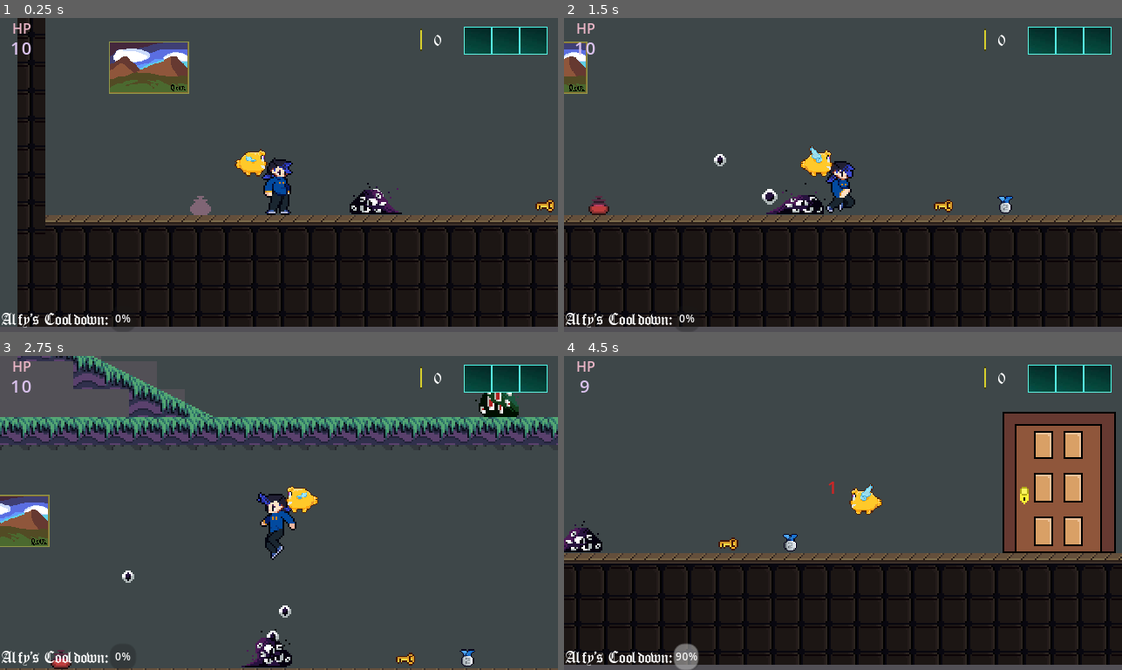
Above: before the commit, frames 1-4 (two rows, left to right).
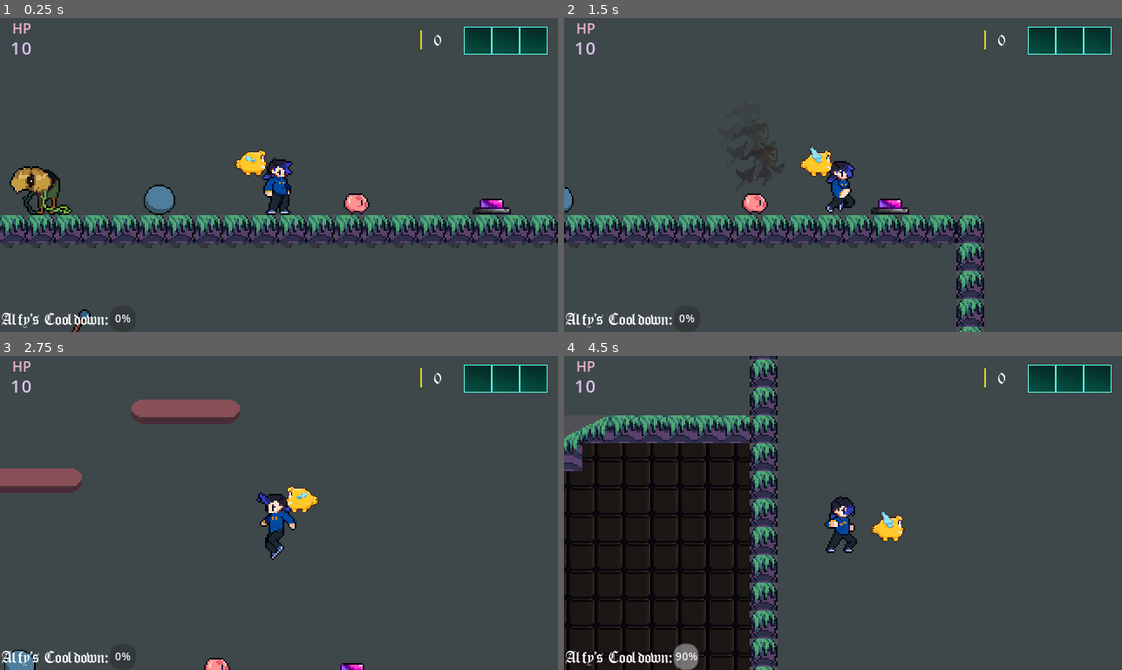
Above: after the commit, the same moments.

Repository: MarceloWyse/Levis-Labyrinth
Game: Godot game, scene res://world.tscn
The game is run twice, just before and just after one commit, with the same random seed, the same clock (stepped at 60 frames per second) and the same inputs.
Inputs:
- Up to frame 1 (0.25 s): no input
- Up to frame 2 (1.5 s): tap Enter (ui_accept) at 0.5, 0.77, 1.07 s; hold Shift (dash, bound only after the commit) 0.53-1.28 s; hold Right (ui_right) from 0.53 s (still down); tap E (dash, bound only before the commit) at 0.8, 1.35 s
- Up to frame 3 (2.75 s): tap Enter (ui_accept) at 1.52, 1.82, 2.3 s; tap T (sword) at 1.55, 2.1 s; release Right (ui_right) at 2.03 s; hold Left (ui_left) from 2.03 s (still down)
- Up to frame 4 (4.5 s): release Left (ui_left) at 2.78 s; hold Right (ui_right) 2.78-4.28 s; tap Enter (ui_accept) at 2.85, 3.02, 3.32, 3.77, 4.07 s; tap Shift (dash, bound only after the commit) at 3.05 s; hold E (dash, bound only before the commit) 3.53-4.28 s; tap G (alfy) at 3.6 s; hold Left (ui_left) from 4.28 s (still down); tap F (attack) at 4.35 s

The runs differ from the first frame. In frame 1, 41% of the frame differs, in the area x 0-100%, y 0-100%; in frame 2, 37%; in frame 3, 14%; in frame 4, 52%.

Commit message:
knocback, pig break

Diff:
--- /dev/null
+++ b/ghost.gd
@@ -0,0 +1,20 @@
+extends AnimatedSprite2D
+
+
+# Called when the node enters the scene tree for the first time.
+func _ready():
+	ghosting()
+
+
+# Called every frame. 'delta' is the elapsed time since the previous frame.
+func _process(delta):
+	pass
+
+func set_property(pos, tx_flip_h, tx_frame):
+	position = pos
+	flip_h = tx_flip_h
+	frame = tx_frame
+
+func ghosting():
+	var my_tween = get_tree().create_tween()
+	my_tween.tween_property(self, "self_modulate", Color(1, 1, 1, 0), 0.45)
--- /dev/null
+++ b/ghost.tscn
@@ -0,0 +1,49 @@
+[gd_scene load_steps=10 format=3 uid="uid://3pq3osh74kpo"]
+
+[ext_resource type="Texture2D" uid="uid://bnnno7aeys0ar" path="res://Dash_NoDust/Warrior_Dash_1.png" id="1_k6bpm"]
+[ext_resource type="Script" path="res://ghost.gd" id="1_uvwn3"]
+[ext_resource type="Texture2D" uid="uid://cougoyn36rx6i" path="res://Dash_NoDust/Warrior_Dash_2.png" id="2_1lvcv"]
+[ext_resource type="Texture2D" uid="uid://csexovrejwupt" path="res://Dash_NoDust/Warrior_Dash_3.png" id="3_ovi0o"]
+[ext_resource type="Texture2D" uid="uid://bvaum855nmltt" path="res://Dash_NoDust/Warrior_Dash_4.png" id="4_1y8i1"]
+[ext_resource type="Texture2D" uid="uid://bm17cf2w14bsn" path="res://Dash_NoDust/Warrior_Dash_5.png" id="5_3hueo"]
+[ext_resource type="Texture2D" uid="uid://cvu6qog6hmoww" path="res://Dash_NoDust/Warrior_Dash_6.png" id="6_6n5pp"]
+[ext_resource type="Texture2D" uid="uid://dlnixdvjjyqgg" path="res://Dash_NoDust/Warrior_Dash_7.png" id="7_k0lie"]
+
+[sub_resource type="SpriteFrames" id="SpriteFrames_6ji0g"]
+animations = [{
+"frames": [{
+"duration": 1.0,
+"texture": ExtResource("1_k6bpm")
+}, {
+"duration": 1.0,
+"texture": ExtResource("2_1lvcv")
+}, {
+"duration": 1.0,
+"texture": ExtResource("3_ovi0o")
+}, {
+"duration": 1.0,
+"texture": ExtResource("4_1y8i1")
+}, {
+"duration": 1.0,
+"texture": ExtResource("5_3hueo")
+}, {
+"duration": 1.0,
+"texture": ExtResource("6_6n5pp")
+}, {
+"duration": 1.0,
+"texture": ExtResource("7_k0lie")
+}],
+"loop": false,
+"name": &"ghost_dash",
+"speed": 10.0
+}]
+
+[node name="Ghost" type="AnimatedSprite2D"]
+modulate = Color(0.301961, 0.301961, 0.301961, 1)
+position = Vector2(6, -12)
+sprite_frames = SubResource("SpriteFrames_6ji0g")
+animation = &"ghost_dash"
+frame = 6
+frame_progress = 1.0
+offset = Vector2(0, -10)
+script = ExtResource("1_uvwn3")
--- a/levi.gd
+++ b/levi.gd
@@ -6,15 +6,16 @@
 @onready var hitbox = $AlfyTest/Hitbox
 @onready var ui = $"../UI"
 @onready var animation_player = $AnimationPlayer
-@onready var punch = $Hitbox/punch
+@onready var punch = $PunchHitbox/punch
 @onready var hurtbox = $Hurtbox
-@onready var sword = $Sword
 @onready var label = $DamageCounter/Label
 @onready var damage_counter = $DamageCounter
 @onready var camera_2d = $Camera2D
 @onready var progress_bar = $"../UI/Label/ProgressBar"
 @onready var money_label = $"../UI/Coin/MoneyLabel"
+@onready var dash_timer = $DashTimer
 
+@export var GHOST_SCENE : PackedScene
 var money : int = 0
 var gravity = 900
 var blue_key = false
@@ -22,7 +23,7 @@
 var trophy = false
 var initial_position
 var punching = false
-
+var knockback = false
 const SPEED = 100.0
 const JUMP_VELOCITY = -340.0
 
@@ -65,7 +66,7 @@
 			$AlfyTimer.start()
 #
 	var direction = Input.get_axis("ui_left", "ui_right")
-	if direction and not punching:
+	if direction and not punching and not knockback:
 		velocity.x = direction * SPEED
 		if velocity.x > 0:
 #			punch.global_position = global_position + Vector2(+7, -20)
@@ -81,7 +82,7 @@
 #			punch.global_position = global_position + Vector2(-7,-20)
 			alfy_test.global_position = global_position + Vector2(14,-28)
 #
-	if Input.is_action_just_pressed("ui_accept") and is_on_floor():
+	if Input.is_action_just_pressed("ui_accept") and is_on_floor() and not knockback:
 		velocity.y = JUMP_VELOCITY
 		Sound.play(Sound.jump)
 #		animated_sprite_2d.play("jump_full")
@@ -96,7 +97,23 @@
 #			print("oie")
 #			global_position += Vector2(20,0)
 
-	if not direction and velocity.y == 0 and not punching:
+	if not is_on_floor():
+		if Input.is_action_just_pressed("dash") and dash_timer.time_left == 0:
+			$GhostTimer.start()
+			if animated_sprite_2d.flip_h == false:
+				var my_tween = get_tree().create_tween()
+#				my_tween.tween_property(self, "position:x", position.x + 80, 0.4)
+				my_tween.tween_property(self, "velocity:x", velocity.x + 350, 0.4)
+#				position.x += 50
+			else:
+				var my_tween = get_tree().create_tween()
+				my_tween.tween_property(self, "velocity:x", velocity.x - 350, 0.4)
+#				position.x -= 50
+			dash_timer.start()
+			await get_tree().create_timer(0.7).timeout
+			$GhostTimer.stop()
+
+	if not direction and velocity.y == 0 and not punching and not knockback:
 		velocity.x = move_toward(velocity.x, 0, SPEED)
 		animated_sprite_2d.play("idle")
 
@@ -119,7 +136,7 @@
 
 	move_and_slide()
 
-	if was_on_floor and not is_on_floor():
+	if was_on_floor and not is_on_floor() and not knockback:
 		animated_sprite_2d.play("fall")
 
 	for i in get_slide_collision_count():
@@ -133,20 +150,49 @@
 
 func _on_hurtbox_hurt(_hitbox, damage):
 	damage_counter.visible = true
+	knockback = true
+	velocity = Vector2.ZERO
 	PlayerStats.health -= damage
+	hurtbox.is_invincible = true
+	$InvincibilityTimer.start()
 	Sound.play(Sound.hit)
-	var my_tween = get_tree().create_tween()
+#	var my_tween = get_tree().create_tween()
 	label.text = str(damage)
 	label.position = Vector2(0,0)
-	hurtbox.is_invincible = true
+
 #	await my_tween.finished
-	animation_player.play("blink")
-	my_tween.tween_property(label, "position", Vector2(-3, -1), 0.5)
-	await animation_player.animation_finished
+	animated_sprite_2d.play("knockback")
+	if $AnimatedSprite2D.flip_h == false:
+		velocity.x = velocity.x - 30
+		velocity.y = velocity.y - 100
+	if $AnimatedSprite2D.flip_h == true:
+		velocity.x = velocity.x + 30
+		velocity.y = velocity.y - 100
+#	my_tween.tween_property(label, "position", Vector2(-3, -1), 0.5)
+#	await animated_sprite_2d.animation_finished
+	await get_tree().create_timer(0.5).timeout
 	damage_counter.visible = false
-	hurtbox.is_invincible = false
+#	hurtbox.is_invincible = false
+	knockback = false
 #	Sound.play(Sound.hurt)
 ##	Events.screen_shake.emit(3, 0.2)
 
 func reparent_camera():
 	camera_2d.reparent(get_tree().current_scene)
+
+func ghost_spawn():
+	var world = get_tree().current_scene
+	var ghost = GHOST_SCENE.instantiate()
+	ghost.set_property(position, $AnimatedSprite2D.flip_h, $AnimatedSprite2D.frame)
+	if ghost.flip_h == false:
+		ghost.position = position + Vector2(-10,-5)
+	else:
+		ghost.position = position + Vector2(10,-5)
+
+	world.add_child(ghost)
+
+func _on_ghost_timer_timeout():
+	ghost_spawn()
+
+func _on_invincibility_timer_timeout():
+	hurtbox.is_invincible = false
--- a/levi.tscn
+++ b/levi.tscn
@@ -1,16 +1,24 @@
-[gd_scene load_steps=66 format=3 uid="uid://jcsijd2gratx"]
+[gd_scene load_steps=78 format=3 uid="uid://jcsijd2gratx"]
 
 [ext_resource type="Script" path="res://levi.gd" id="1_7fpum"]
+[ext_resource type="PackedScene" uid="uid://3pq3osh74kpo" path="res://ghost.tscn" id="2_cpcxf"]
 [ext_resource type="Texture2D" uid="uid://cx33gs2n7seop" path="res://Sprite-Ladder-Sheet.png" id="2_d3sa4"]
+[ext_resource type="Texture2D" uid="uid://bnnno7aeys0ar" path="res://Dash_NoDust/Warrior_Dash_1.png" id="3_ipyd5"]
 [ext_resource type="PackedScene" uid="uid://74g62hupy2x0" path="res://hurtbox.tscn" id="4_3lsar"]
-[ext_resource type="Texture2D" uid="uid://crtp5t1buegcg" path="res://Sprite punch-Sheet-test.png" id="5_km8kg"]
+[ext_resource type="Texture2D" uid="uid://cougoyn36rx6i" path="res://Dash_NoDust/Warrior_Dash_2.png" id="4_gg7dy"]
+[ext_resource type="Texture2D" uid="uid://csexovrejwupt" path="res://Dash_NoDust/Warrior_Dash_3.png" id="5_p6a7s"]
 [ext_resource type="PackedScene" uid="uid://pjgm2mcjmuj2" path="res://hitbox.tscn" id="5_r50r7"]
 [ext_resource type="PackedScene" uid="uid://w5oimrwf26ou" path="res://alfy.tscn" id="6_hbwph"]
+[ext_resource type="Texture2D" uid="uid://bvaum855nmltt" path="res://Dash_NoDust/Warrior_Dash_4.png" id="6_kdguh"]
 [ext_resource type="Script" path="res://hitbox.gd" id="6_tq2eq"]
-[ext_resource type="PackedScene" uid="uid://b3hkh0r5bd2t8" path="res://sword.tscn" id="10_7e36c"]
+[ext_resource type="Texture2D" uid="uid://bm17cf2w14bsn" path="res://Dash_NoDust/Warrior_Dash_5.png" id="7_tqjjy"]
+[ext_resource type="Texture2D" uid="uid://cvu6qog6hmoww" path="res://Dash_NoDust/Warrior_Dash_6.png" id="8_xw2m4"]
+[ext_resource type="Texture2D" uid="uid://dlnixdvjjyqgg" path="res://Dash_NoDust/Warrior_Dash_7.png" id="9_uqjpn"]
 [ext_resource type="Texture2D" uid="uid://cpmflkfm3lf4n" path="res://levi_idle.png" id="11_3ldhw"]
 [ext_resource type="Texture2D" uid="uid://b7hcyo20ow15n" path="res://Levi-walk-cycle-outline.png" id="12_8x754"]
 [ext_resource type="Texture2D" uid="uid://c33gutq8k2de7" path="res://Jump-Sprite-outline-2.png" id="12_mrn1v"]
+[ext_resource type="Texture2D" uid="uid://bwb1ca7gh8gjf" path="res://Sprite-punch-Sheet.png" id="13_coff2"]
+[ext_resource type="Texture2D" uid="uid://q4nq8gh7phhj" path="res://Knockback-sprite-Sheet-test.png" id="13_oxyvt"]
 
 [sub_resource type="CapsuleShape2D" id="CapsuleShape2D_qothd"]
 radius = 7.0
@@ -123,28 +131,44 @@
 atlas = ExtResource("12_mrn1v")
 region = Rect2(96, 0, 48, 64)
 
-[sub_resource type="AtlasTexture" id="AtlasTexture_vi6b6"]
-atlas = ExtResource("5_km8kg")
+[sub_resource type="AtlasTexture" id="AtlasTexture_hocik"]
+atlas = ExtResource("13_oxyvt")
 region = Rect2(0, 0, 64, 64)
 
-[sub_resource type="AtlasTexture" id="AtlasTexture_w2qyx"]
-atlas = ExtResource("5_km8kg")
+[sub_resource type="AtlasTexture" id="AtlasTexture_mq1on"]
+atlas = ExtResource("13_oxyvt")
 region = Rect2(64, 0, 64, 64)
 
-[sub_resource type="AtlasTexture" id="AtlasTexture_ep0j5"]
-atlas = ExtResource("5_km8kg")
+[sub_resource type="AtlasTexture" id="AtlasTexture_4e65v"]
+atlas = ExtResource("13_oxyvt")
 region = Rect2(128, 0, 64, 64)
 
-[sub_resource type="AtlasTexture" id="AtlasTexture_1axtd"]
-atlas = ExtResource("5_km8kg")
+[sub_resource type="AtlasTexture" id="AtlasTexture_6mrll"]
+atlas = ExtResource("13_oxyvt")
 region = Rect2(192, 0, 64, 64)
 
-[sub_resource type="AtlasTexture" id="AtlasTexture_5a7gd"]
-atlas = ExtResource("5_km8kg")
+[sub_resource type="AtlasTexture" id="AtlasTexture_luchk"]
+atlas = ExtResource("13_coff2")
+region = Rect2(0, 0, 64, 64)
+
+[sub_resource type="AtlasTexture" id="AtlasTexture_1a4sp"]
+atlas = ExtResource("13_coff2")
+region = Rect2(64, 0, 64, 64)
+
+[sub_resource type="AtlasTexture" id="AtlasTexture_saq8l"]
+atlas = ExtResource("13_coff2")
+region = Rect2(128, 0, 64, 64)
+
+[sub_resource type="AtlasTexture" id="AtlasTexture_nna84"]
+atlas = ExtResource("13_coff2")
+region = Rect2(192, 0, 64, 64)
+
+[sub_resource type="AtlasTexture" id="AtlasTexture_i5xsy"]
+atlas = ExtResource("13_coff2")
 region = Rect2(256, 0, 64, 64)
 
-[sub_resource type="AtlasTexture" id="AtlasTexture_r85ws"]
-atlas = ExtResource("5_km8kg")
+[sub_resource type="AtlasTexture" id="AtlasTexture_q05qb"]
+atlas = ExtResource("13_coff2")
 region = Rect2(320, 0, 64, 64)
 
 [sub_resource type="AtlasTexture" id="AtlasTexture_hxcvd"]
@@ -212,6 +236,32 @@
 }, {
 "frames": [{
 "duration": 1.0,
+"texture": ExtResource("3_ipyd5")
+}, {
+"duration": 1.0,
+"texture": ExtResource("4_gg7dy")
+}, {
+"duration": 1.0,
+"texture": ExtResource("5_p6a7s")
+}, {
+"duration": 1.0,
+"texture": ExtResource("6_kdguh")
+}, {
+"duration": 1.0,
+"texture": ExtResource("7_tqjjy")
+}, {
+"duration": 1.0,
+"texture": ExtResource("8_xw2m4")
+}, {
+"duration": 1.0,
+"texture": ExtResource("9_uqjpn")
+}],
+"loop": false,
+"name": &"dash",
+"speed": 10.0
+}, {
+"frames": [{
+"duration": 1.0,
 "texture": SubResource("AtlasTexture_d0oco")
 }, {
 "duration": 1.0,
@@ -284,22 +334,39 @@
 }, {
 "frames": [{
 "duration": 1.0,
-"texture": SubResource("AtlasTexture_vi6b6")
-}, {
-"duration": 1.0,
-"texture": SubResource("AtlasTexture_w2qyx")
-}, {
-"duration": 1.0,
-"texture": SubResource("AtlasTexture_ep0j5")
-}, {
-"duration": 1.0,
-"texture": SubResource("AtlasTexture_1axtd")
-}, {
-"duration": 1.0,
-"texture": SubResource("AtlasTexture_5a7gd")
-}, {
-"duration": 1.0,
-"texture": SubResource("AtlasTexture_r85ws")
+"texture": SubResource("AtlasTexture_hocik")
+}, {
+"duration": 1.0,
+"texture": SubResource("AtlasTexture_mq1on")
+}, {
+"duration": 1.0,
+"texture": SubResource("AtlasTexture_4e65v")
+}, {
+"duration": 1.0,
+"texture": SubResource("AtlasTexture_6mrll")
+}],
+"loop": false,
+"name": &"knockback",
+"speed": 8.0
+}, {
+"frames": [{
+"duration": 1.0,
+"texture": SubResource("AtlasTexture_luchk")
+}, {
+"duration": 1.0,
+"texture": SubResource("AtlasTexture_1a4sp")
+}, {
+"duration": 1.0,
+"texture": SubResource("AtlasTexture_saq8l")
+}, {
+"duration": 1.0,
+"texture": SubResource("AtlasTexture_nna84")
+}, {
+"duration": 1.0,
+"texture": SubResource("AtlasTexture_i5xsy")
+}, {
+"duration": 1.0,
+"texture": SubResource("AtlasTexture_q05qb")
 }],
 "loop": false,
 "name": &"punch",
@@ -355,7 +422,7 @@
 tracks/1/type = "value"
 tracks/1/imported = false
 tracks/1/enabled = true
-tracks/1/path = NodePath("Hitbox/punch:position")
+tracks/1/path = NodePath("PunchHitbox/punch:position")
 tracks/1/interp = 1
 tracks/1/loop_wrap = true
 tracks/1/keys = {
@@ -425,7 +492,7 @@
 tracks/0/type = "value"
 tracks/0/imported = false
 tracks/0/enabled = true
-tracks/0/path = NodePath("Hitbox/punch:position")
+tracks/0/path = NodePath("PunchHitbox/punch:position")
 tracks/0/interp = 1
 tracks/0/loop_wrap = true
 tracks/0/keys = {
@@ -437,7 +504,7 @@
 tracks/1/type = "value"
 tracks/1/imported = false
 tracks/1/enabled = true
-tracks/1/path = NodePath("Hitbox/punch:disabled")
+tracks/1/path = NodePath("PunchHitbox/punch:disabled")
 tracks/1/interp = 1
 tracks/1/loop_wrap = true
 tracks/1/keys = {
@@ -453,7 +520,7 @@
 tracks/0/type = "value"
 tracks/0/imported = false
 tracks/0/enabled = true
-tracks/0/path = NodePath("Hitbox/punch:position")
+tracks/0/path = NodePath("PunchHitbox/punch:position")
 tracks/0/interp = 1
 tracks/0/loop_wrap = true
 tracks/0/keys = {
@@ -465,7 +532,7 @@
 tracks/1/type = "value"
 tracks/1/imported = false
 tracks/1/enabled = true
-tracks/1/path = NodePath("Hitbox/punch:disabled")
+tracks/1/path = NodePath("PunchHitbox/punch:disabled")
 tracks/1/interp = 1
 tracks/1/loop_wrap = true
 tracks/1/keys = {
@@ -515,6 +582,7 @@
 collision_layer = 2
 collision_mask = 33
 script = ExtResource("1_7fpum")
+GHOST_SCENE = ExtResource("2_cpcxf")
 metadata/_edit_vertical_guides_ = []
 metadata/_edit_horizontal_guides_ = []
 
@@ -527,8 +595,10 @@
 
 [node name="AnimatedSprite2D" type="AnimatedSprite2D" parent="."]
 sprite_frames = SubResource("SpriteFrames_pkqc7")
-animation = &"punch"
-frame = 2
+animation = &"knockback"
+autoplay = "knockback"
+frame = 3
+frame_progress = 1.0
 offset = Vector2(0, -15)
 
 [node name="Hurtbox" parent="." instance=ExtResource("4_3lsar")]
@@ -545,13 +615,13 @@
 "": SubResource("AnimationLibrary_u08ej")
 }
 
-[node name="Hitbox" type="Area2D" parent="."]
+[node name="PunchHitbox" type="Area2D" parent="."]
 position = Vector2(16, -13)
 collision_layer = 0
 collision_mask = 16
 script = ExtResource("6_tq2eq")
 
-[node name="punch" type="CollisionShape2D" parent="Hitbox"]
+[node name="punch" type="CollisionShape2D" parent="PunchHitbox"]
 position = Vector2(-34, -3)
 shape = SubResource("CapsuleShape2D_6d7jm")
 disabled = true
@@ -568,9 +638,6 @@
 [node name="CollisionShape2D" type="CollisionShape2D" parent="AlfyTest/Hitbox"]
 shape = SubResource("CircleShape2D_fk6ro")
 disabled = true
-
-[node name="Sword" parent="." instance=ExtResource("10_7e36c")]
-visible = false
 
 [node name="DamageCounter" type="Control" parent="."]
 custom_minimum_size = Vector2(4, 12)
@@ -593,7 +660,16 @@
 wait_time = 10.0
 one_shot = true
 
+[node name="DashTimer" type="Timer" parent="."]
+one_shot = true
+
+[node name="GhostTimer" type="Timer" parent="."]
+wait_time = 0.05
+
+[node name="InvincibilityTimer" type="Timer" parent="."]
+one_shot = true
+
 [connection signal="hurt" from="Hurtbox" to="." method="_on_hurtbox_hurt"]
-[connection signal="area_entered" from="Hitbox" to="Hitbox" method="_on_area_entered" flags=18]
-
-[editable path="Sword"]
+[connection signal="area_entered" from="PunchHitbox" to="PunchHitbox" method="_on_area_entered" flags=18]
+[connection signal="timeout" from="GhostTimer" to="." method="_on_ghost_timer_timeout"]
+[connection signal="timeout" from="InvincibilityTimer" to="." method="_on_invincibility_timer_timeout"]
--- /dev/null
+++ b/pigbank.gd
@@ -0,0 +1,9 @@
+extends AnimatedSprite2D
+
+func _process(delta):
+	if not MainInstances.player : return
+	if $Area2D.overlaps_body(MainInstances.player):
+		if MainInstances.player.punching:
+				play("pig_break")
+				await animation_finished
+				queue_free()
--- /dev/null
+++ b/pigbank.tscn
@@ -0,0 +1,56 @@
+[gd_scene load_steps=9 format=3 uid="uid://c4hsj5avjv3ad"]
+
+[ext_resource type="Texture2D" uid="uid://ync0j3k1n3mo" path="res://pigbank-break.png" id="1_gtcri"]
+[ext_resource type="Script" path="res://pigbank.gd" id="2_ok50e"]
+
+[sub_resource type="AtlasTexture" id="AtlasTexture_y2q6q"]
+atlas = ExtResource("1_gtcri")
+region = Rect2(0, 0, 48, 48)
+
+[sub_resource type="AtlasTexture" id="AtlasTexture_myvxb"]
+atlas = ExtResource("1_gtcri")
+region = Rect2(48, 0, 48, 48)
+
+[sub_resource type="AtlasTexture" id="AtlasTexture_ndf81"]
+atlas = ExtResource("1_gtcri")
+region = Rect2(96, 0, 48, 48)
+
+[sub_resource type="AtlasTexture" id="AtlasTexture_s7iwa"]
+atlas = ExtResource("1_gtcri")
+region = Rect2(144, 0, 48, 48)
+
+[sub_resource type="SpriteFrames" id="SpriteFrames_fvdml"]
+animations = [{
+"frames": [{
+"duration": 1.0,
+"texture": SubResource("AtlasTexture_y2q6q")
+}, {
+"duration": 1.0,
+"texture": SubResource("AtlasTexture_myvxb")
+}, {
+"duration": 1.0,
+"texture": SubResource("AtlasTexture_ndf81")
+}, {
+"duration": 1.0,
+"texture": SubResource("AtlasTexture_s7iwa")
+}],
+"loop": false,
+"name": &"pig_break",
+"speed": 6.0
+}]
+
+[sub_resource type="RectangleShape2D" id="RectangleShape2D_muole"]
+size = Vector2(16, 15)
+
+[node name="Pigbank" type="AnimatedSprite2D"]
+sprite_frames = SubResource("SpriteFrames_fvdml")
+animation = &"pig_break"
+script = ExtResource("2_ok50e")
+
+[node name="Area2D" type="Area2D" parent="."]
+collision_layer = 0
+collision_mask = 2
+
+[node name="CollisionShape2D" type="CollisionShape2D" parent="Area2D"]
+position = Vector2(1, -1.5)
+shape = SubResource("RectangleShape2D_muole")
--- a/project.godot
+++ b/project.godot
@@ -66,7 +66,7 @@
 }
 dash={
 "deadzone": 0.5,
-"events": [Object(InputEventKey,"resource_local_to_scene":fa …(140 unchanged characters)… d":false,"keycode":0,"physical_keycode":69,"key_label":0,"unicode":101,"echo":false,"script":null)
+"events": [Object(InputEventKey,"resource_local_to_scene":fa …(140 unchanged characters)… d":false,"keycode":0,"physical_keycode":4194325,"key_label":0,"unicode":0,"echo":false,"script":null)
 ]
 }
 pause_button={
--- /dev/null
+++ b/punch.gd
@@ -0,0 +1,12 @@
+class_name Punch
+extends CollisionShape2D
+
+
+# Called when the node enters the scene tree for the first time.
+func _ready():
+	pass # Replace with function body.
+
+
+# Called every frame. 'delta' is the elapsed time since the previous frame.
+func _process(delta):
+	pass
--- a/world.tscn
+++ b/world.tscn
@@ -37,6 +37,7 @@
 [ext_resource type="PackedScene" uid="uid://d0kuhrlrlq665" path="res://sadness.tscn" id="33_045rd"]
 [ext_resource type="PackedScene" uid="uid://btl8yebiv8yxn" path="res://hp_up.tscn" id="34_ubdrp"]
 [ext_resource type="PackedScene" uid="uid://vnuqtlx5qrgi" path="res://money_bag.tscn" id="37_doxqt"]
+[ext_resource type="PackedScene" uid="uid://c4hsj5avjv3ad" path="res://pigbank.tscn" id="38_npnn8"]
 
 [sub_resource type="LabelSettings" id="LabelSettings_70m4m"]
 font_size = 8
@@ -582,7 +583,7 @@
 position = Vector2(249.464, -96.069)
 
 [node name="Levi" parent="." instance=ExtResource("1_w5emb")]
-position = Vector2(-171.107, 142.097)
+position = Vector2(383.175, -82.2902)
 collision_mask = 161
 
 [node name="Walker2" type="Node2D" parent="."]
@@ -595,6 +596,9 @@
 
 [node name="MoneyBag" parent="." instance=ExtResource("37_doxqt")]
 position = Vector2(-23.1016, -78.9417)
+
+[node name="Pigbank" parent="." instance=ExtResource("38_npnn8")]
+position = Vector2(428.416, -86.7398)
 
 [connection signal="body_entered" from="Key" to="." method="_on_key_body_entered"]
 [connection signal="body_entered" from="Key" to="Key" method="_on_body_entered"]
Binary file removed: 1607.m00.i104.n038.S.c12.144577829 Open and closed house front door vector illustration.jpg
Binary file removed: 464.jpg
Binary file added: Dash_NoDust/Warrior_Dash_1.png
Not shown, changed: Dash_NoDust/Warrior_Dash_1.png.import
Binary file added: Dash_NoDust/Warrior_Dash_2.png
Not shown, added: Dash_NoDust/Warrior_Dash_2.png.import
Binary file added: Dash_NoDust/Warrior_Dash_3.png
Not shown, added: Dash_NoDust/Warrior_Dash_3.png.import
Binary file added: Dash_NoDust/Warrior_Dash_4.png
Not shown, added: Dash_NoDust/Warrior_Dash_4.png.import
Binary file added: Dash_NoDust/Warrior_Dash_5.png
Not shown, added: Dash_NoDust/Warrior_Dash_5.png.import
(and 15 more such lines)
